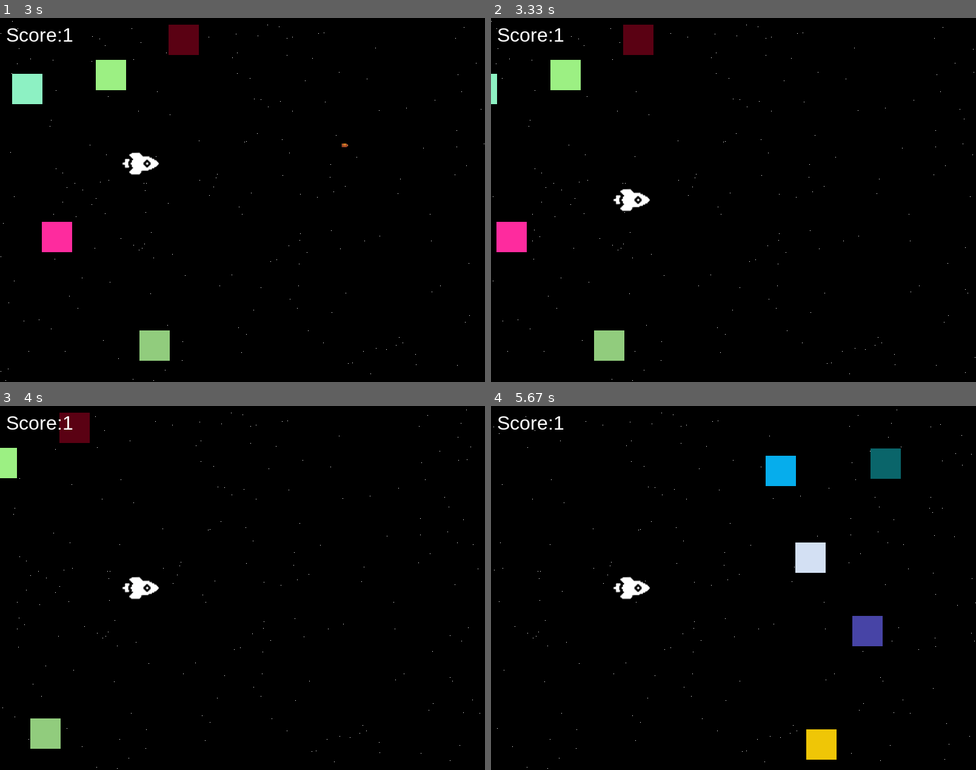
Above: before the commit, frames 1-4 (two rows, left to right).
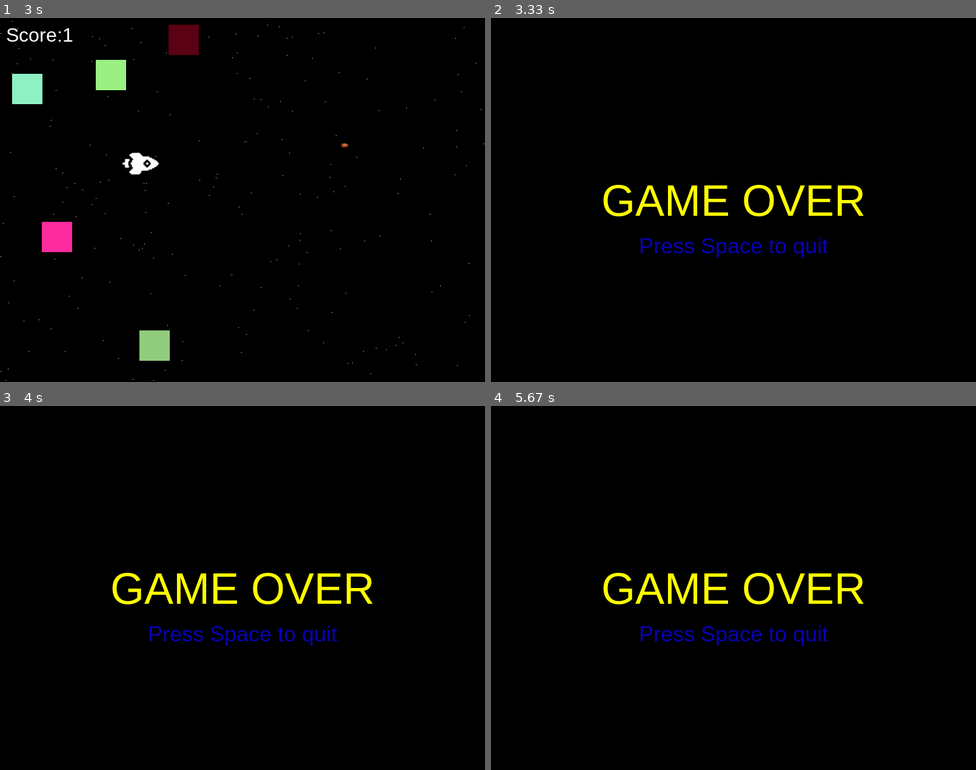
Above: after the commit, the same moments.

Repository: Rmdru/HR-pygame
Game: pygame game, started from main.py
Two runs of this game, one before a commit and one after it. Both use one fixed random seed, a clock stepped at 60 frames per second and the inputs below.
Inputs:
- Up to frame 1 (3 s): click "Play!!!" at 0.38 s; tap Space at 0.67, 1.07, 1.37, 1.57, 1.9, 2.2, 2.4, 2.7, 2.97 s; hold D 1-1.47 s; hold W 1.5-1.8 s; hold D 1.83-2.3 s; hold A 2.33-2.87 s; hold S from 2.9 s (still down)
- Up to frame 2 (3.33 s): release S at 3.2 s
- Up to frame 3 (4 s): no input
- Up to frame 4 (5.67 s): no input

Frame 1 is identical in both runs. In frame 2, 4.7% of the frame differs, in the area x 0-100%, y 0-100%; in frame 3, 3.9%; in frame 4, 5.2%, in the area x 0-100%, y 1-100%.

Commit message:
FEATURE: added collistion, if target hit leftside of the window

Diff:
--- a/main.py
+++ b/main.py
@@ -53,7 +53,37 @@
     text = font.render(t, True, c)
     return text
 
+# game over screen
+def game_over_screen():
+    # font object..................................
+    def create_font(t, s=72, c=(255, 255, 0), b=False, i=False):
+        font = pygame.font.SysFont("Arial", s, bold=b, italic=i)
+        text = font.render(t, True, c)
+        return text
+
+    # Text to be rendered with create_font
+    game_over_text = create_font("GAME OVER")
+    restart_text = create_font("Press Space to quit", 36, (9, 0, 180))
+
+    # loop to render game over screen
+    while True:
+        canvas.fill((0, 0, 0))
+        game_over_text_rect = game_over_text.get_rect(center=(SCREEN_WIDTH / 2, SCREEN_HEIGHT / 2))
+        restart_text_rect = restart_text.get_rect(center=(SCREEN_WIDTH / 2, (SCREEN_HEIGHT / 2 + 75)))
+        canvas.blit(game_over_text, game_over_text_rect)
+        canvas.blit(restart_text, restart_text_rect)
+        for event in pygame.event.get():
+            if event.key == pygame.K_SPACE or event.type == pygame.QUIT:
+                pygame.quit()
+                quit()
+        pygame.display.update()
+        clock.tick(GAME_SPEED)
+
 def game_loop():
+    #var for game loop, if true, game runs
+    game_loop = True
+
+    #create game frame variable
     game_frame = 0
 
     # create background
@@ -71,6 +101,7 @@
     targets_surface = []
     targets_color = []
 
+    #function to spawn targets
     def spawn_targets():
         for i in range(TARGET_AMOUNT):
             target_color = (random.randint(0, 255), random.randint(0, 255), random.randint(0, 255))
@@ -80,6 +111,12 @@
             targets_color.append(target_color)
 
     spawn_targets()
+
+    # function to trigger game over screen when target hit leftside of the window
+    def target_hit_leftside(target_rect):
+        if target_rect.left <= 0:
+            game_loop = False
+            game_over_screen()
 
     # Player
     PlayerImg = pygame.image.load("rocket.png")
@@ -105,10 +142,12 @@
     def player(x, y):
         canvas.blit(PlayerImg, (x, y))
 
-    while True:
+    while game_loop:
+        #add time element to the game
         game_frame = game_frame + 1
         game_time = game_frame / GAME_SPEED
 
+        #spawn targets on TARGET_SPAWN_INTERVAL
         if game_time % TARGET_SPAWN_INTERVAL == 0:
             spawn_targets()
 
@@ -123,10 +162,12 @@
 
         canvas.blit(background, (0, 0))
 
-        #loop through target surfaces to draw them on the canvas
+        # loop through target surfaces to draw them on the canvas
         for index, item in enumerate(targets_surface):
             item.move_ip(TARGET_SPEED)
             pygame.draw.rect(canvas, targets_color[index], item)
+            target_hit_leftside(item)
+
 
         def fire_bullet(x, y):
             canvas.blit(BulletImg, (x + (BulletImg_X_size // 2 ), y + (BulletImg_Y_size // 2)))
